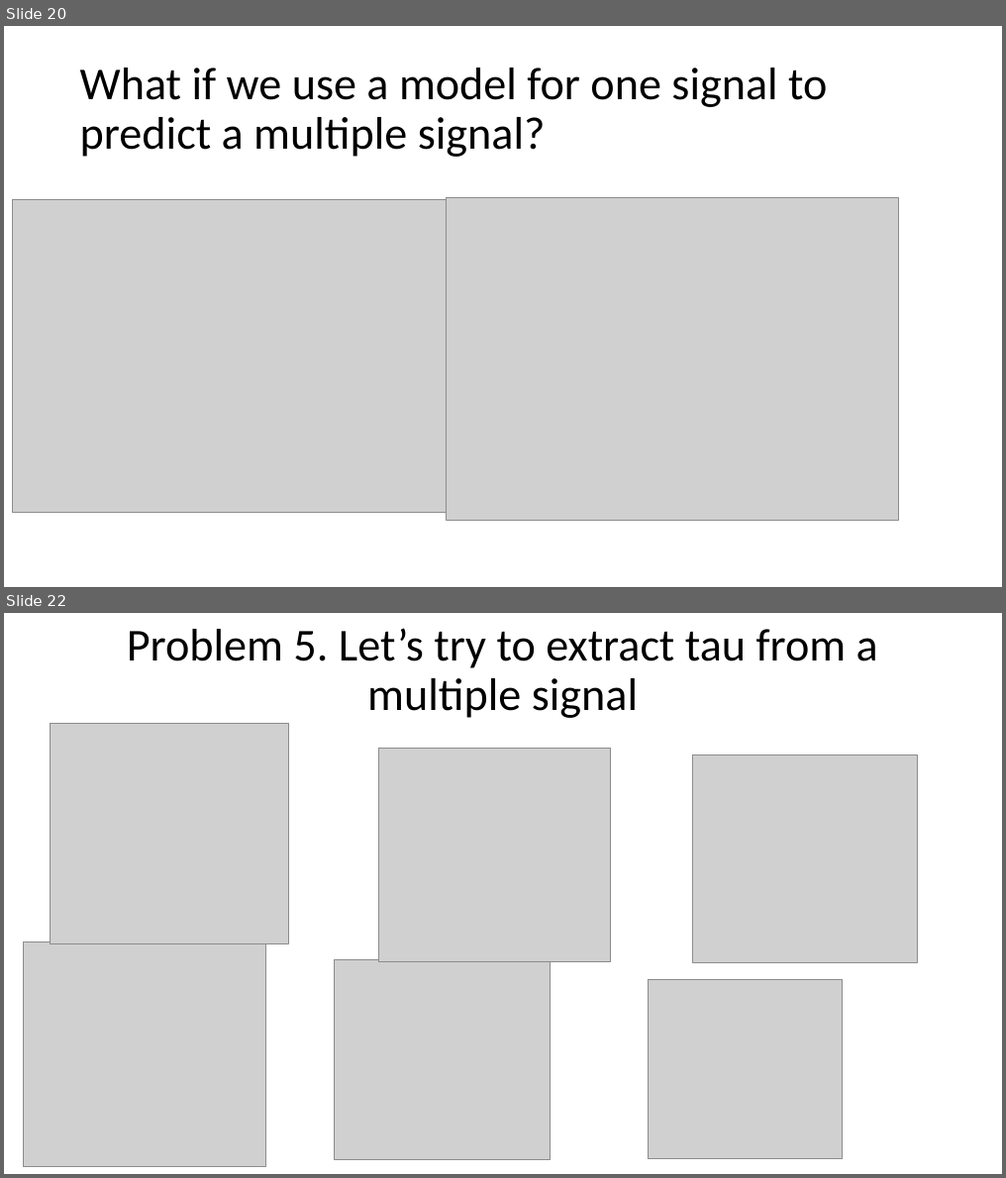
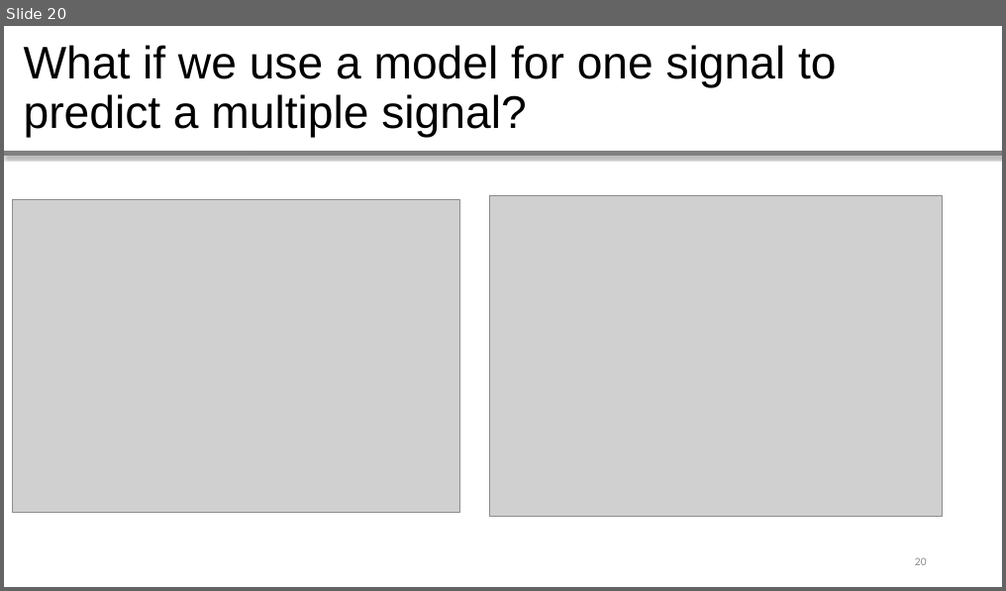
Before and after one commit to whiteRa2bit/cern_summer_project, a slide deck: Evaluating ECAL timing properties using test beam data.pptx. Shown one above the other, each under a label of ours: slides 20 and 22 before the commit, slide 20 after it; the slides between them are not shown. The pictures are 1006x1178 and 1006x591 pixels, drawn with LibreOffice and Linux fonts; fonts in the diff are those of the drawing; grey boxes stand for pictures. Boxes give left, top, right and bottom in pixels: in the first picture for what was removed or moved away, otherwise in the second. Text is boxed around its words. In the diff, an @@ line names an element or a change of style, - is before the commit and + after.

```diff
--- a/Evaluating ECAL timing properties using test beam data.pptx
+++ b/Evaluating ECAL timing properties using test beam data.pptx
@@ slide 22 removed at <box>4,613,1002,1174</box>, background #FFFFFF @@
@@ text removed at <box>127,628,878,718</box> @@
-Problem 5. Let’s try to extract tau from a multiple signal
@@ picture removed at <box>50,723,288,944</box> @@
@@ picture removed at <box>379,748,611,961</box> @@
@@ picture removed at <box>693,756,918,963</box> @@
@@ picture removed at <box>24,943,266,1167</box> @@
@@ picture removed at <box>334,959,550,1160</box> @@
@@ picture removed at <box>648,979,843,1159</box> @@
@@ slide 20 changed as well @@
@@ text "What if we use a ...": place and size @@
-text "What if we use a ..." at <box>80,68,827,157</box>
+text "What if we use a ..." at <box>24,45,836,138</box>
@@ text "What if we use a ..." at <box>24,45,836,138</box>: font Calibri to Arial @@
@@ line added from (4, 154) to (1002, 154), #808080 4.51 pt @@
@@ picture: place and size @@
-picture at <box>447,198,899,520</box>
+picture at <box>490,195,943,517</box>
@@ page number added at <box>915,558,927,566</box>, 11 pt, text #8B8B8B @@
+20
```
Also in this commit, not shown: 16 other slides changed, 6 slides added, 5 other slides removed, 31 other files.
